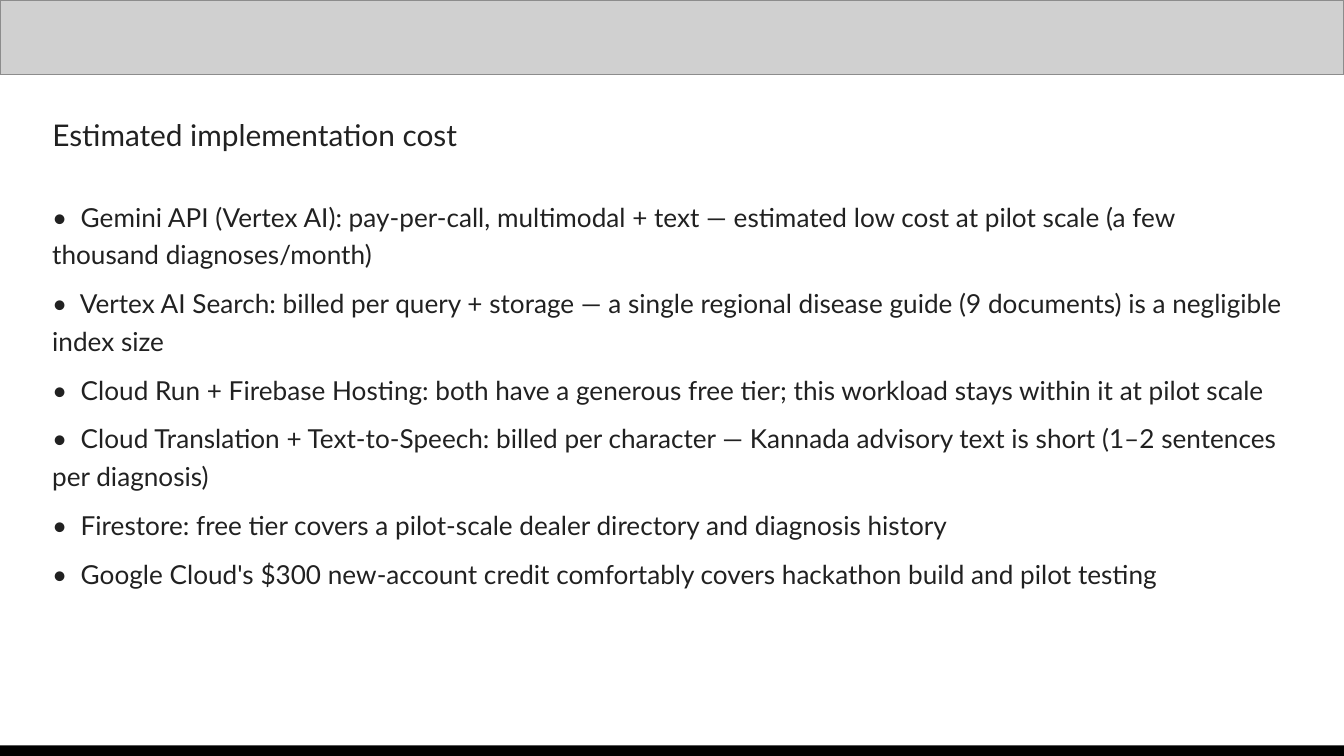
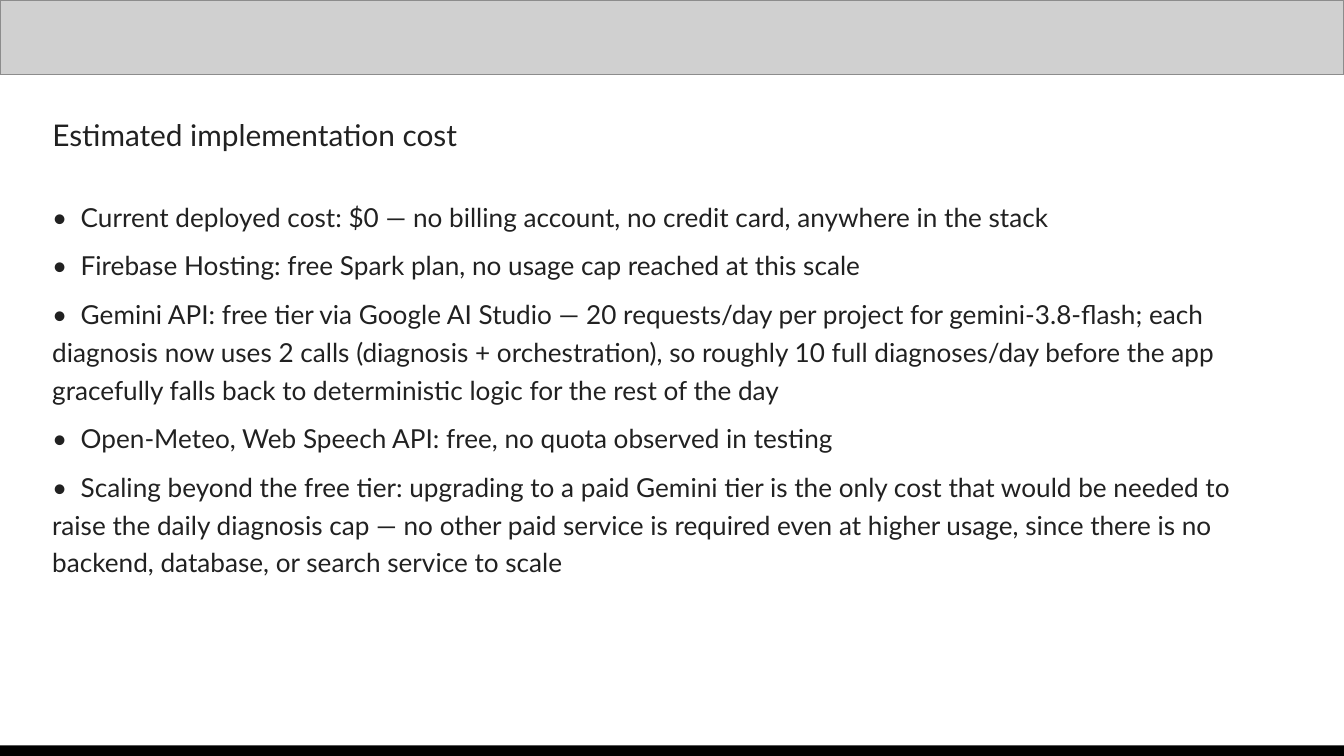
Before and after one commit to Kavitacs08/kisan-mitra, a slide deck: slide 10 of docs/Kisan_Mitra_Submission.pptx. Drawn at 1344x756 pixels with LibreOffice and Linux fonts; fonts in the diff are those of the drawing; grey boxes stand for pictures. Boxes give left, top, right and bottom in pixels: in the first picture for what was removed or moved away, otherwise in the second. Text is boxed around its words. In the diff, an @@ line names an element or a change of style, - is before the commit and + after.

Commit message:
Update submission deck to match the real client-only, Gemini-orchestrated app
The deck was stale from before the client-only migration and the Gemini
function-calling orchestration -- it described Cloud Run, Vertex AI
Search, Firestore, and Cloud Translation/TTS, none of which the deployed
app actually uses, and never mentioned the real Gemini integration at all.

Rewrites: process flow, architecture, technologies, cost (now genuinely
$0), and performance slides to describe the actual deployed stack.
Fills in the GitHub repo and live product links (previously placeholders).
Performance numbers are freshly measured in-browser against the real
deployed site, not invented.

```diff
--- a/docs/Kisan_Mitra_Submission.pptx
+++ b/docs/Kisan_Mitra_Submission.pptx
@@ text at (52,205,1229,576): text changed @@
-• Gemini API (Vertex AI): pay-per-call, multimodal + text — estimated low cost at pilot scale (a few thousand diagnoses/month)
-• Vertex AI Search: billed per query + storage — a single regional disease guide (9 documents) is a negligible index size
-• Cloud Run + Firebase Hosting: both have a generous free tier; this workload stays within it at pilot scale
-• Cloud Translation + Text-to-Speech: billed per character — Kannada advisory text is short (1–2 sentences per diagnosis)
-• Firestore: free tier covers a pilot-scale dealer directory and diagnosis history
-• Google Cloud's $300 new-account credit comfortably covers hackathon build and pilot testing
+• Current deployed cost: $0 — no billing account, no credit card, anywhere in the stack
+• Firebase Hosting: free Spark plan, no usage cap reached at this scale
+• Gemini API: free tier via Google AI Studio — 20 requests/day per project for gemini-3.8-flash; each diagnosis now uses 2 calls (diagnosis + orchestration), so roughly 10 full diagnoses/day before the app gracefully falls back to deterministic logic for the rest of the day
+• Open-Meteo, Web Speech API: free, no quota observed in testing
+• Scaling beyond the free tier: upgrading to a paid Gemini tier is the only cost that would be needed to raise the daily diagnosis cap — no other paid service is required even at higher usage, since there is no backend, database, or search service to scale
```
Also in this commit, not shown: 7 other slides changed, 2 other files.
